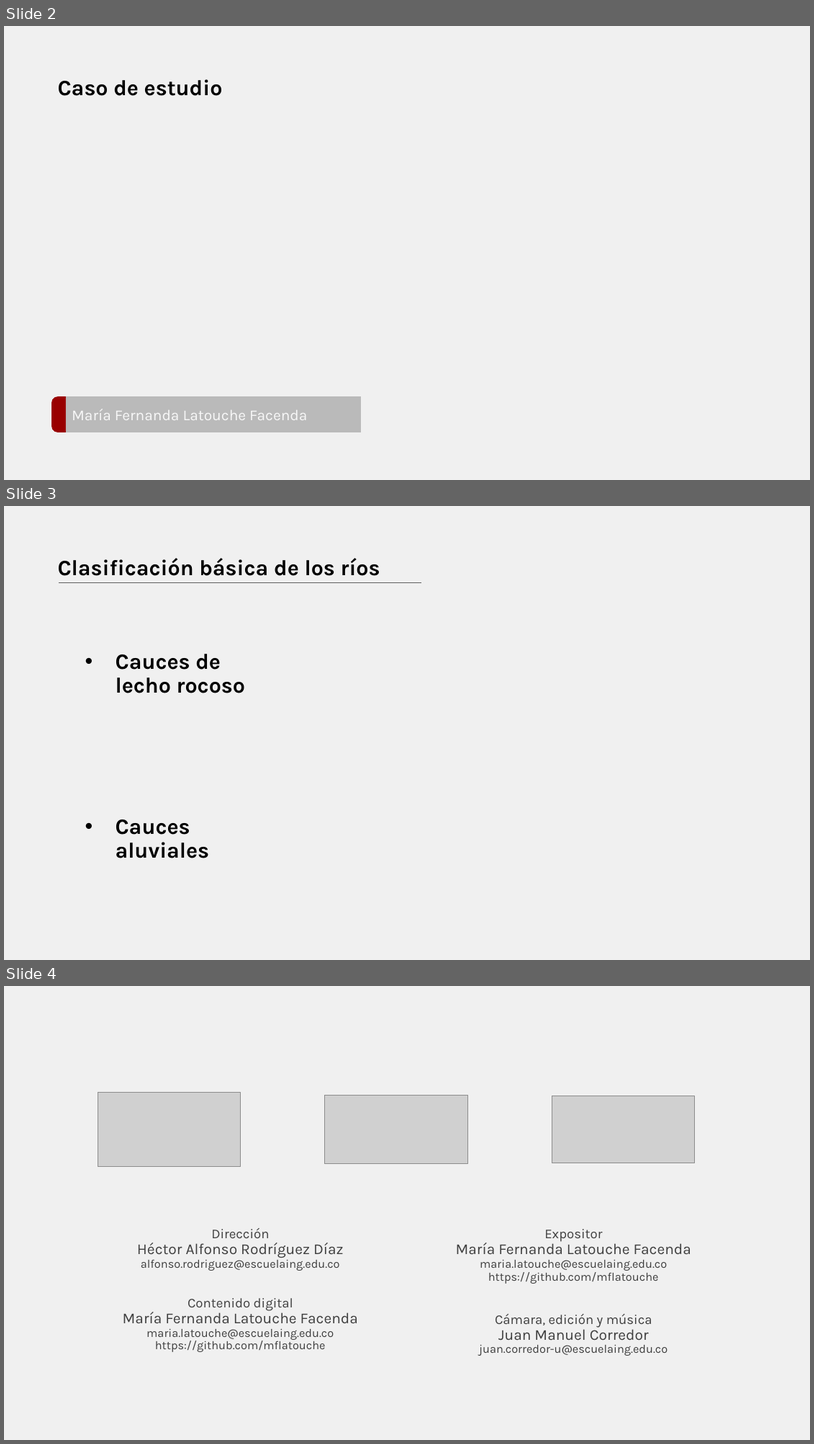
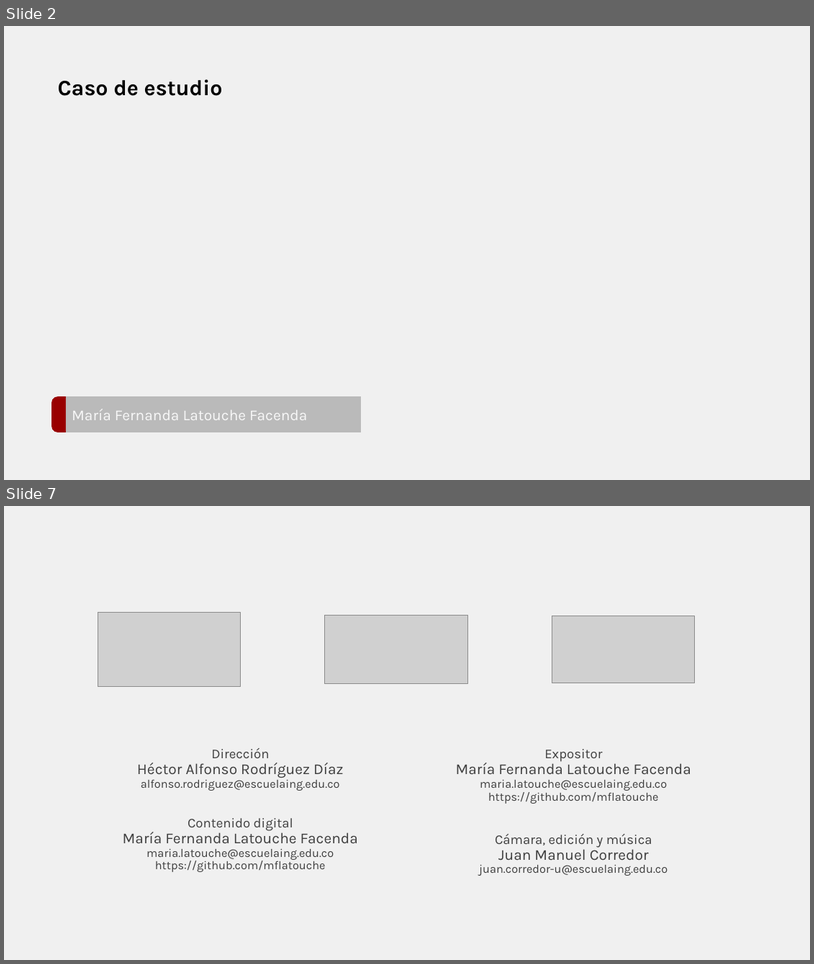
Before and after one commit to mflatouche/M.TSED, a slide deck: Section03/3_CasoEstudio/Section03_CasoEstudio.pptx. Shown one above the other, each under a label of ours: slides 2, 3 and 4 before the commit, slides 2 and 7 after it; the slides between them are not shown. The pictures are 814x1444 and 814x964 pixels, drawn with LibreOffice and Linux fonts; fonts in the diff are those of the drawing; grey boxes stand for pictures. Boxes give left, top, right and bottom in pixels: in the first picture for what was removed or moved away, otherwise in the second. Text is boxed around its words. In the diff, an @@ line names an element or a change of style, - is before the commit and + after.

```diff
--- a/Section03/3_CasoEstudio/Section03_CasoEstudio.pptx
+++ b/Section03/3_CasoEstudio/Section03_CasoEstudio.pptx
@@ slide 3 removed at [4,506,810,960], background #F0F0F0 @@
@@ title removed at [58,558,381,576] @@
-Clasificación básica de los ríos
@@ line removed from (59, 582) to (422, 582) @@
@@ text removed at [116,654,245,858] @@
-• Cauces de lecho rocoso
-• Cauces aluviales
@@ what was slide 4 is now slide 7 @@
```
Also in this commit, not shown: 4 slides added, 9 other files.
